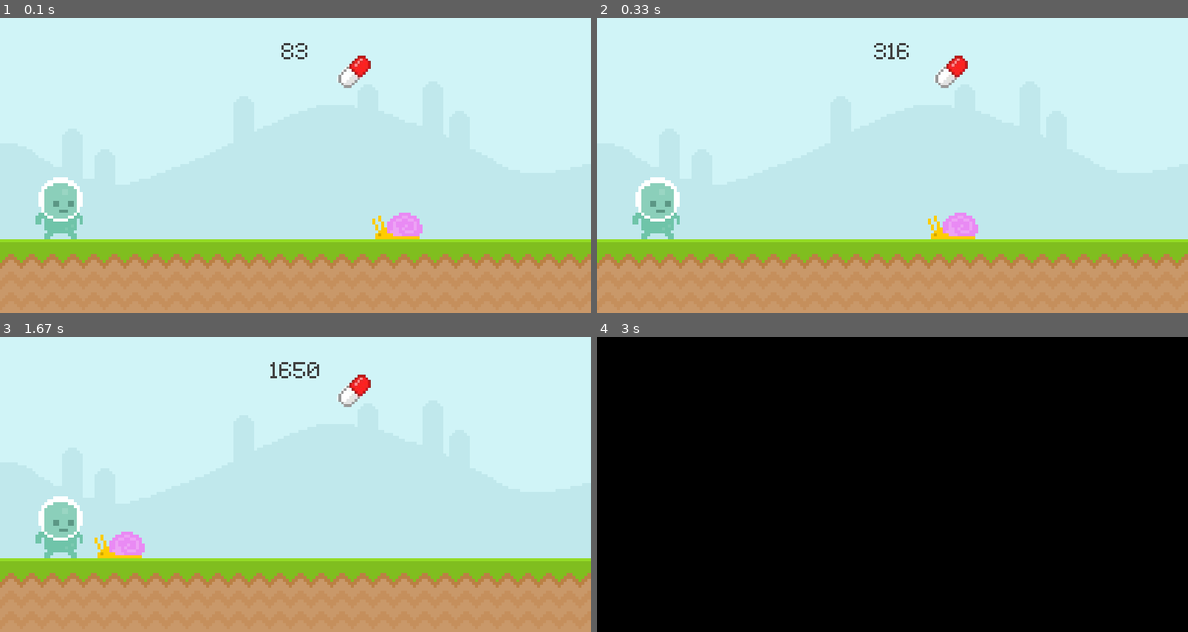
Above: before the commit, frames 1-4 (two rows, left to right).
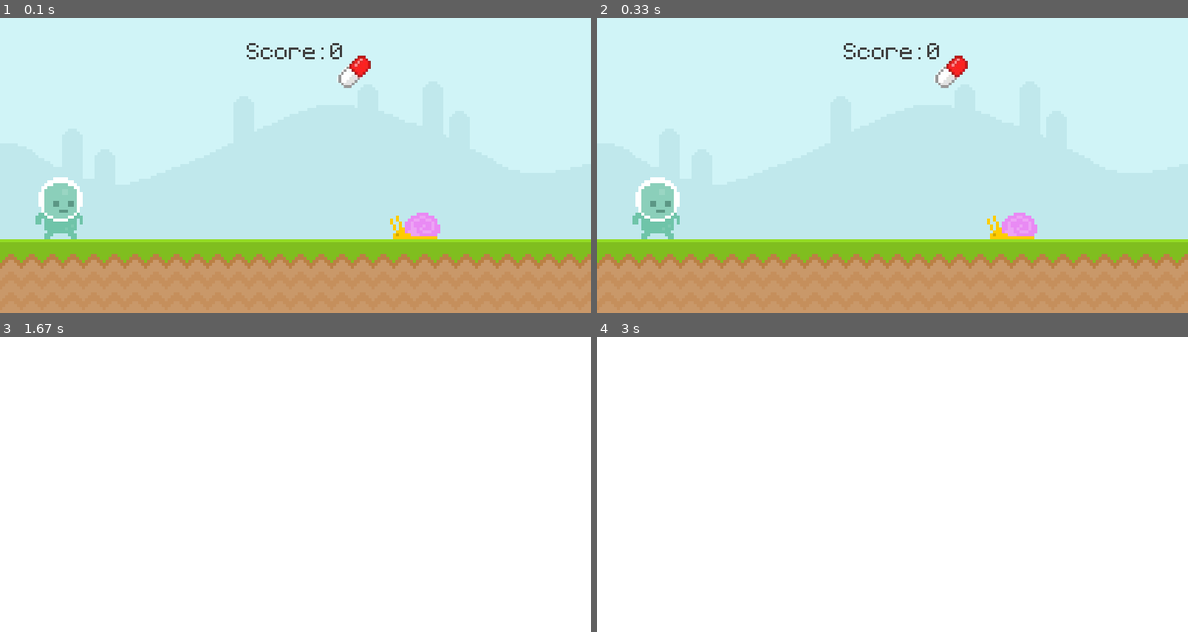
Above: after the commit, the same moments.

Repository: EricWang559/pygame-intro
Game: pygame game, started from game1.py
Same seed, same stepped clock (60 frames per second), same inputs: the game is played once before the commit and once after it.
Inputs (mouse positions are in pixels of both pictures, inside the frame that each line leads up to):
- Up to frame 1 (0.1 s): no input
- Up to frame 2 (0.33 s): no input
- Up to frame 3 (1.67 s): press the mouse at (360, 401) at 0.37 s; move the mouse to (395, 440) at 0.47 s; release the mouse at (431, 478) at 0.6 s; tap Space at 0.67 s
- Up to frame 4 (3 s): no input

The runs differ from the first frame. In frame 1, 1.0% of the frame differs, in the area x 41-75%, y 8-75%; in frame 2, 1.4%; in frame 3, 100%; in frame 4, 100%, in the area x 0-100%, y 0-100%.

Commit message:
white room? i was in a white room...

Diff:
--- a/game1.py
+++ b/game1.py
@@ -3,8 +3,8 @@
 from sys import exit
 
 def display_score():
-    current_time = pygame.time.get_ticks()
-    score_surf = test_font.render(f'{current_time}',False,(64,64,64))
+    current_time = int(pygame.time.get_ticks() / 1000) - start_time
+    score_surf = test_font.render(f'Score: {current_time}',False,(64,64,64))
     score_rect = score_surf.get_rect(center = (400,50))
     screen.blit(score_surf,score_rect)
     #print(current_time)
@@ -27,6 +27,7 @@
 test_font = pygame.font.Font('font/Pixeltype.ttf', 50)
 game_active = True
 start_time = 0
+global_time = pygame.time.get_ticks()
 
 
 sky_surf = pygame.image.load('graphics/Sky.png').convert()
@@ -36,14 +37,19 @@
 #score_rect = score_surf.get_rect(center = (400,50))
 snail_surf = pygame.image.load('graphics/snail1.png').convert_alpha()
 snail_rect = snail_surf.get_rect(bottomright = (600, 300))
+snail_speed = 0
 
 player_surf = pygame.image.load('graphics/player_walk_1.png').convert_alpha()
 player_rect = player_surf.get_rect(midbottom = (80,300))
 player_gravity = 0
 player_xspeed = 0
+speed_factor = 1
 
 pill_surf = pygame.image.load('graphics/pill.png').convert_alpha()
 pill_rect = player_surf.get_rect(midtop = (int(random.randrange(400,500)),(int(random.randrange(0,300)))))
+show_pill = True
+pill_count = 0
+pill_clicked = False
 
 numJump = 0
 
@@ -54,8 +60,10 @@
 allow_x_movement = False
 have_grid = False
 show_pos_player = False
-show_pill = True
-speed_factor = 1
+
+#screens
+snail_screen = False
+shop_screen = False
 
 while True:
     for event in pygame.event.get():
@@ -104,6 +112,8 @@
             if event.type == pygame.MOUSEBUTTONDOWN:
                 if player_rect.collidepoint(event.pos):
                     player_gravity = -20
+                if pill_rect.collidepoint(event.pos):
+                    pill_clicked = True
 
             '''
             if event.type == pygame.KEYUP:
@@ -126,12 +136,18 @@
             '''
         else:
             if event.type == pygame.KEYDOWN:
-                game_active = True
-                snail_rect.left = 800
-                start_time = 0
-                speed_factor = 1
-                show_pill = True
-                pill_rect = player_surf.get_rect(midtop = (int(random.randrange(400,500)),(int(random.randrange(0,300)))))
+                    game_active = True
+                    snail_rect.left = 800
+                    player_rect.midbottom = (80,300)
+                    start_time = int(pygame.time.get_ticks() / 1000)
+                    speed_factor = 1
+                    show_pill = True
+                    pill_rect = player_surf.get_rect(midtop = (int(random.randrange(400,500)),(int(random.randrange(0,300)))))
+
+            if snail_screen:
+                print("snail screen")
+            elif shop_screen:
+                print("shop screen")
 
     if game_active:
         #blit = block image transfer
@@ -151,7 +167,7 @@
 
         #screen.blit(score_surf, score_rect)
 
-        snail_rect.x -= 4
+        snail_rect.x -= snail_speed
         screen.blit(snail_surf, snail_rect)
         if snail_rect.right <= 0: snail_rect.left = 800
         #print(player_rect.left)
@@ -211,16 +227,37 @@
 
         screen.blit(player_surf,player_rect)
 
-        '''
+        #MOUSE
         mouse_pos = pygame.mouse.get_pos()
+
         if player_rect.collidepoint(mouse_pos):
-            print('collision')
-        print(pygame.mouse.get_pressed())
-        '''
+            print("mouse on player")
+
+        if pill_rect.collidepoint(mouse_pos):
+            print("mouse on pill")
+
+        if snail_rect.collidepoint(mouse_pos):
+            print("mouse on snail")
+
+        if pill_clicked:
+            print('click')
+            game_active = False
+            shop_screen = True
+
         if (player_rect.colliderect(snail_rect)):
             game_active = False
+            snail_screen = True
+            pill_count+=1
+
+
     else: #INTRO/MENU SCREEN
-        screen.fill('Black')
+        if snail_screen:
+            screen.fill((94,129,162))
+        elif shop_screen: #shop screen
+            screen.fill((255,255,255))
+        else: #dead screen
+            screen.fill('Black')
+
 
     pygame.display.update()
     clock.tick(60) #framerate = 60
